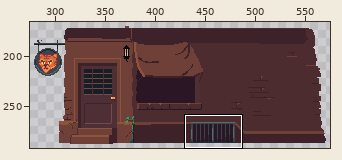
Pixel-art file: Personal_Jessica/Entornos/Entrega 8-05/Ciudad-casas.aseprite. The picture above shows the old version from afar; the outline marks the close-up.
Close-up. Earlier state:
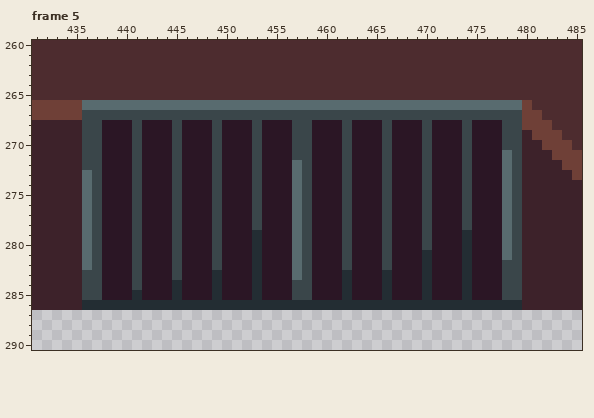
640x360 pixels, 6 frames. Colours within 5 levels of each other are drawn and written as one. Shown: frame 5: x 431..485, y 260..290. The wide view leaves out empty margins. The commit also changed other frames or places, which this record leaves out.
Once edited:
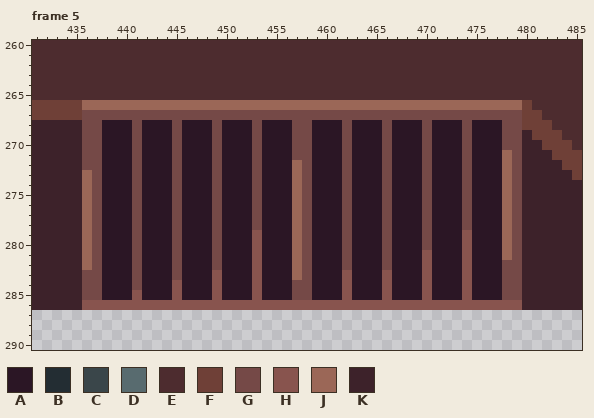
Palette (. is transparent): A #2b1625  B #232d33  C #3a464a  D #586b6f  E #4d2c2f  F #6f4037  G #754947  H #88544e  J #9b6757  K #3d222a
What changed:
--- frame 5, layer "Layer 3"
@@ x 431..485 @@
 265 EEEEEEEEEEEEEEEEEEEEEEEEEEEEEEEEEEEEEEEEEEEEEEEEEEEEEEE
-266 FFFFFDDDDDDDDDDDDDDDDDDDDDDDDDDDDDDDDDDDDDDDDDDDDFEEEEE
-267 FFFFFCCCCCCCCCCCCCCCCCCCCCCCCCCCCCCCCCCCCCCCCCCCCFFEEEE
-268 KKKKKCCAAACAAACAAACAAACAAACCAAACAAACAAACAAACAAACCFFFEEE
-269 KKKKKCCAAACAAACAAACAAACAAACCAAACAAACAAACAAACAAACCKFFFEE
-270 KKKKKCCAAACAAACAAACAAACAAACCAAACAAACAAACAAACAAACCKKFFFE
-271 KKKKKCCAAACAAACAAACAAACAAACCAAACAAACAAACAAACAAADCKKKFFF
-272 KKKKKCCAAACAAACAAACAAACAAADCAAACAAACAAACAAACAAADCKKKKFF
-273 KKKKKDCAAACAAACAAACAAACAAADCAAACAAACAAACAAACAAADCKKKKKF
-274 KKKKKDCAAACAAACAAACAAACAAADCAAACAAACAAACAAACAAADCKKKKKK
-275 KKKKKDCAAACAAACAAACAAACAAADCAAACAAACAAACAAACAAADCKKKKKK
-276 KKKKKDCAAACAAACAAACAAACAAADCAAACAAACAAACAAACAAADCKKKKKK
-277 KKKKKDCAAACAAACAAACAAACAAADCAAACAAACAAACAAACAAADCKKKKKK
-278 KKKKKDCAAACAAACAAACAAACAAADCAAACAAACAAACAAACAAADCKKKKKK
-279 KKKKKDCAAACAAACAAACAAABAAADCAAACAAACAAACAAABAAADCKKKKKK
-280 KKKKKDCAAACAAACAAACAAABAAADCAAACAAACAAACAAABAAADCKKKKKK
-281 KKKKKDCAAACAAACAAACAAABAAADCAAACAAACAAABAAABAAADCKKKKKK
-282 KKKKKDCAAACAAACAAACAAABAAADCAAACAAACAAABAAABAAACCKKKKKK
-283 KKKKKCCAAACAAACAAABAAABAAADCAAABAAABAAABAAABAAACCKKKKKK
-284 KKKKKCCAAACAAABAAABAAABAAACCAAABAAABAAABAAABAAACCKKKKKK
-285 KKKKKCCAAABAAABAAABAAABAAACCAAABAAABAAABAAABAAACCKKKKKK
-286 KKKKKBBBBBBBBBBBBBBBBBBBBBBBBBBBBBBBBBBBBBBBBBBBBKKKKKK
+266 FFFFFJJJJJJJJJJJJJJJJJJJJJJJJJJJJJJJJJJJJJJJJJJJJFEEEEE
+267 FFFFFGGGGGGGGGGGGGGGGGGGGGGGGGGGGGGGGGGGGGGGGGGGGFFEEEE
+268 KKKKKGGAAAGAAAGAAAGAAAGAAAGGAAAGAAAGAAAGAAAGAAAGGFFFEEE
+269 KKKKKGGAAAGAAAGAAAGAAAGAAAGGAAAGAAAGAAAGAAAGAAAGGKFFFEE
+270 KKKKKGGAAAGAAAGAAAGAAAGAAAGGAAAGAAAGAAAGAAAGAAAGGKKFFFE
+271 KKKKKGGAAAGAAAGAAAGAAAGAAAGGAAAGAAAGAAAGAAAGAAAJGKKKFFF
+272 KKKKKGGAAAGAAAGAAAGAAAGAAAJGAAAGAAAGAAAGAAAGAAAJGKKKKFF
+273 KKKKKJGAAAGAAAGAAAGAAAGAAAJGAAAGAAAGAAAGAAAGAAAJGKKKKKF
+274 KKKKKJGAAAGAAAGAAAGAAAGAAAJGAAAGAAAGAAAGAAAGAAAJGKKKKKK
+275 KKKKKJGAAAGAAAGAAAGAAAGAAAJGAAAGAAAGAAAGAAAGAAAJGKKKKKK
+276 KKKKKJGAAAGAAAGAAAGAAAGAAAJGAAAGAAAGAAAGAAAGAAAJGKKKKKK
+277 KKKKKJGAAAGAAAGAAAGAAAGAAAJGAAAGAAAGAAAGAAAGAAAJGKKKKKK
+278 KKKKKJGAAAGAAAGAAAGAAAGAAAJGAAAGAAAGAAAGAAAGAAAJGKKKKKK
+279 KKKKKJGAAAGAAAGAAAGAAAHAAAJGAAAGAAAGAAAGAAAHAAAJGKKKKKK
+280 KKKKKJGAAAGAAAGAAAGAAAHAAAJGAAAGAAAGAAAGAAAHAAAJGKKKKKK
+281 KKKKKJGAAAGAAAGAAAGAAAHAAAJGAAAGAAAGAAAHAAAHAAAJGKKKKKK
+282 KKKKKJGAAAGAAAGAAAGAAAHAAAJGAAAGAAAGAAAHAAAHAAAGGKKKKKK
+283 KKKKKGGAAAGAAAGAAAHAAAHAAAJGAAAHAAAHAAAHAAAHAAAGGKKKKKK
+284 KKKKKGGAAAGAAAHAAAHAAAHAAAGGAAAHAAAHAAAHAAAHAAAGGKKKKKK
+285 KKKKKGGAAAHAAAHAAAHAAAHAAAGGAAAHAAAHAAAHAAAHAAAGGKKKKKK
+286 KKKKKHHHHHHHHHHHHHHHHHHHHHHHHHHHHHHHHHHHHHHHHHHHHKKKKKK
 287 .......................................................
